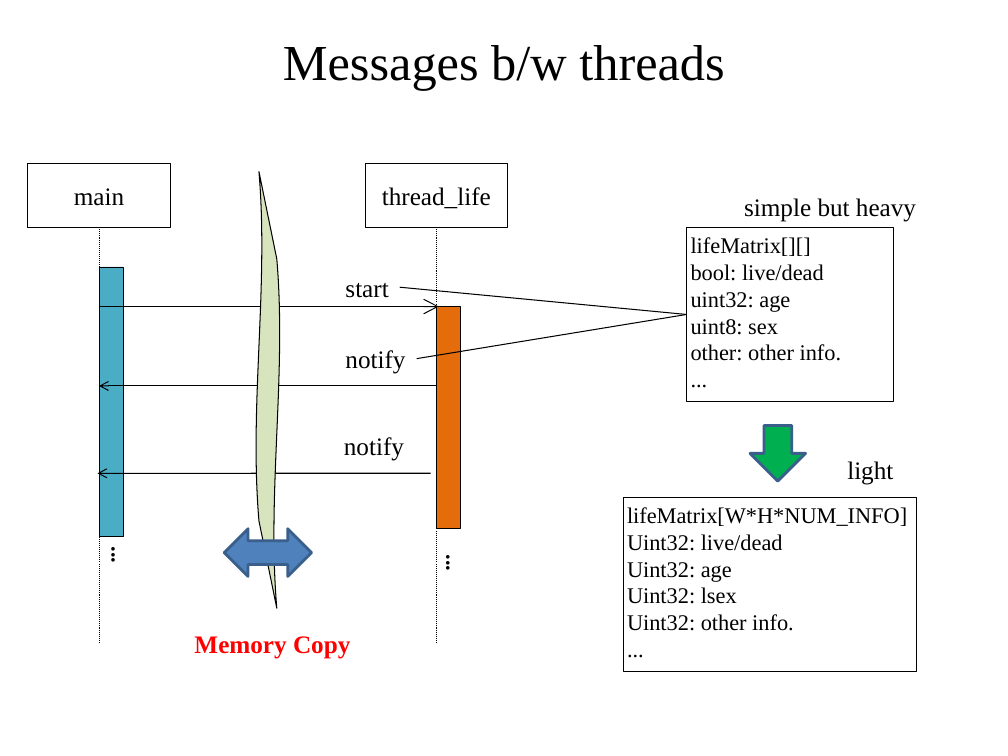
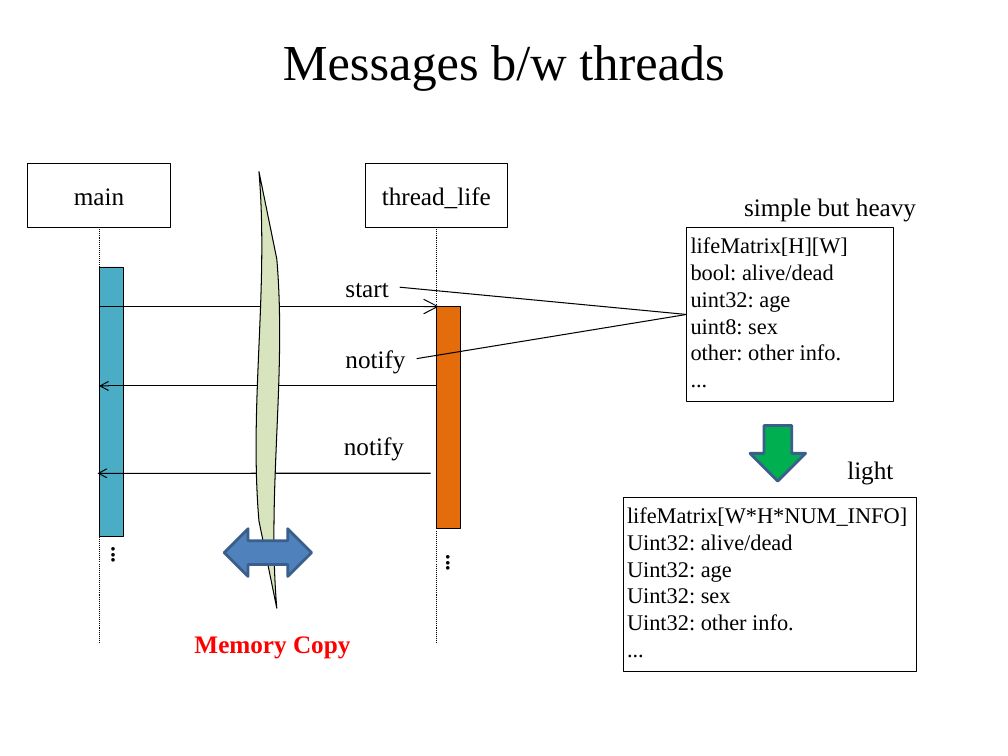
Before and after one commit to iwatake2222/LifeGame, a slide deck: slide 9 of LifeGameDesignDocument.pptx. Drawn at 1008x756 pixels with LibreOffice and Linux fonts; fonts in the diff are those of the drawing. Boxes give left, top, right and bottom in pixels: in the first picture for what was removed or moved away, otherwise in the second. Text is boxed around its words. In the diff, an @@ line names an element or a change of style, - is before the commit and + after.

```diff
--- a/LifeGameDesignDocument.pptx
+++ b/LifeGameDesignDocument.pptx
@@ text in rectangle at [691, 237, 848, 281]: text changed @@
-lifeMatrix[][]
-bool: live/dead
+lifeMatrix[H][W]
+bool: alive/dead
@@ text in rectangle at [627, 534, 793, 551]: text changed @@
-Uint32: live/dead
+Uint32: alive/dead
@@ text in rectangle at [627, 588, 731, 604]: text changed @@
-Uint32: lsex
+Uint32: sex
```
Also in this commit, not shown: 3 other slides changed, 1 other file.
